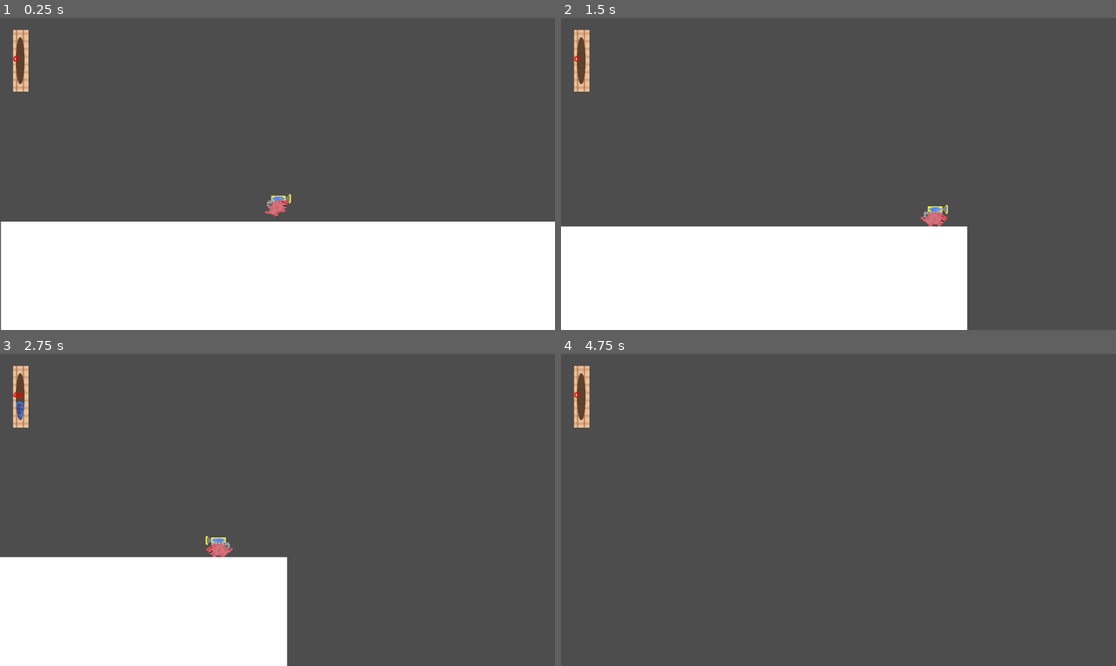
Above: before the commit, frames 1-4 (two rows, left to right).
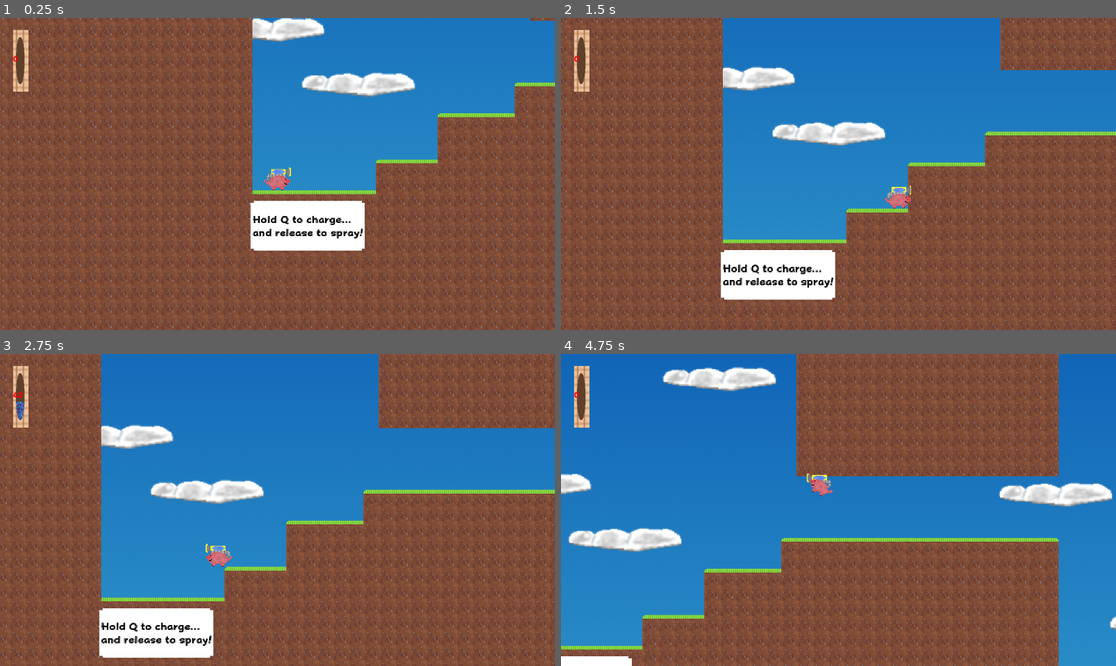
Above: after the commit, the same moments.

Repository: BlebbyBoi-Developer/the-big-pigture
Game: Godot game, scene res://Level1.tscn
The game is run twice, just before and just after one commit, with the same random seed, the same clock (stepped at 60 frames per second) and the same inputs. Before the commit the project starts from res://node_2d.tscn.
Inputs:
- Up to frame 1 (0.25 s): no input
- Up to frame 2 (1.5 s): tap Enter (ui_accept) at 0.5, 0.77 s; hold Shift (run) 0.53-1.28 s; hold Right (ui_right) from 0.53 s (still down); tap Shift (run) at 1.35 s
- Up to frame 3 (2.75 s): tap Enter (ui_accept) at 1.52 s; release Right (ui_right) at 2.03 s; hold Left (ui_left) from 2.03 s (still down); hold Q (spray) from 2.03 s (still down); tap Shift (run) at 2.3 s
- Up to frame 4 (4.75 s): release Left (ui_left) at 2.78 s; release Q (spray) at 2.78 s; hold Right (ui_right) 2.78-4.28 s; tap Shift (run) at 2.85, 4.55 s; tap Enter (ui_accept) at 3.02, 3.77, 4.52 s; hold Shift (run) 3.53-4.28 s; hold Left (ui_left) from 4.28 s (still down); tap Q (spray) at 4.35 s

The runs differ from the first frame. In frame 1, 98% of the frame differs, in the area x 0-100%, y 0-100%; in frame 2, 97%; in frame 3, 97%; in frame 4, 99%.

Commit message:
fixed stuff

Diff:
--- a/Level1.tscn
+++ b/Level1.tscn
@@ -25,8 +25,6 @@
 [ext_resource type="Texture2D" uid="uid://uqnd5ny4q0j4" path="res://sprites/blocks/dirttopright.png" id="22_lyibo"]
 [ext_resource type="Texture2D" uid="uid://4ffcbbv0tv0e" path="res://sprites/Untitled design.png" id="23_2g1yb"]
 [ext_resource type="Texture2D" uid="uid://brst35dxe6qe1" path="res://sprites/blocks/cloud.png" id="24_0lcl8"]
-[ext_resource type="Texture2D" uid="uid://d3yn2a5aa25mj" path="res://sprites/blocks/finishflag.png" id="25_p1166"]
-[ext_resource type="Texture2D" uid="uid://cwbe7tdyqqowa" path="res://sprites/blocks/mud.png" id="26_kp6ii"]
 
 [sub_resource type="CapsuleShape2D" id="CapsuleShape2D_4d7sh"]
 radius = 9.066223
@@ -175,48 +173,6 @@
 [sub_resource type="LabelSettings" id="LabelSettings_flf07"]
 font = ExtResource("17_6ased")
 font_color = Color(1, 0, 0, 1)
-
-[sub_resource type="RectangleShape2D" id="RectangleShape2D_kp6ii"]
-size = Vector2(20, 24)
-
-[sub_resource type="AtlasTexture" id="AtlasTexture_nqrg8"]
-atlas = ExtResource("25_p1166")
-region = Rect2(0, 0, 32, 32)
-
-[sub_resource type="AtlasTexture" id="AtlasTexture_3brtn"]
-atlas = ExtResource("25_p1166")
-region = Rect2(32, 0, 32, 32)
-
-[sub_resource type="AtlasTexture" id="AtlasTexture_exy8o"]
-atlas = ExtResource("25_p1166")
-region = Rect2(64, 0, 32, 32)
-
-[sub_resource type="AtlasTexture" id="AtlasTexture_n2naj"]
-atlas = ExtResource("25_p1166")
-region = Rect2(96, 0, 32, 32)
-
-[sub_resource type="SpriteFrames" id="SpriteFrames_2lqyf"]
-animations = [{
-"frames": [{
-"duration": 1.2,
-"texture": SubResource("AtlasTexture_nqrg8")
-}, {
-"duration": 1.2,
-"texture": SubResource("AtlasTexture_3brtn")
-}, {
-"duration": 1.2,
-"texture": SubResource("AtlasTexture_exy8o")
-}, {
-"duration": 1.2,
-"texture": SubResource("AtlasTexture_n2naj")
-}],
-"loop": true,
-"name": &"default",
-"speed": 5.0
-}]
-
-[sub_resource type="RectangleShape2D" id="RectangleShape2D_nqrg8"]
-size = Vector2(16, 16)
 
 [sub_resource type="BoxMesh" id="BoxMesh_3brtn"]
 
@@ -376,328 +332,9 @@
 
 [node name="Sky" type="Sprite2D" parent="Environment" unique_id=2093633378]
 z_index = -2
-position = Vector2(670.99994, 418)
+position = Vector2(674.99994, 418)
 scale = Vector2(2.6322918, 1.1574074)
 texture = ExtResource("23_2g1yb")
-
-[node name="Area2D" type="Area2D" parent="." unique_id=177808367]
-position = Vector2(334, 637)
-
-[node name="CollisionShape2D" type="CollisionShape2D" parent="Area2D" unique_id=1411145130]
-position = Vector2(0, -2)
-shape = SubResource("RectangleShape2D_kp6ii")
-disabled = true
-
-[node name="AnimatedSprite2D" type="AnimatedSprite2D" parent="Area2D" unique_id=899853422]
-sprite_frames = SubResource("SpriteFrames_2lqyf")
-autoplay = "default"
-frame_progress = 0.7182441
-
-[node name="Mud" type="Node" parent="." unique_id=337392590]
-
-[node name="MudWallTunnel" type="Node" parent="Mud" unique_id=1346858234]
-
-[node name="StaticBody2D" type="StaticBody2D" parent="Mud/MudWallTunnel" unique_id=1323097694 groups=["mud"]]
-position = Vector2(622, 202)
-
-[node name="CollisionShape2D" type="CollisionShape2D" parent="Mud/MudWallTunnel/StaticBody2D" unique_id=746176466 groups=["mud"]]
-position = Vector2(-2, 2)
-shape = SubResource("RectangleShape2D_nqrg8")
-
-[node name="Sprite2D" type="Sprite2D" parent="Mud/MudWallTunnel/StaticBody2D/CollisionShape2D" unique_id=1810322349 groups=["mud"]]
-texture = ExtResource("26_kp6ii")
-
-[node name="StaticBody2D2" type="StaticBody2D" parent="Mud/MudWallTunnel" unique_id=258678273 groups=["mud"]]
-position = Vector2(622, 186)
-
-[node name="CollisionShape2D" type="CollisionShape2D" parent="Mud/MudWallTunnel/StaticBody2D2" unique_id=1729990962 groups=["mud"]]
-position = Vector2(-2, 2)
-shape = SubResource("RectangleShape2D_nqrg8")
-
-[node name="Sprite2D" type="Sprite2D" parent="Mud/MudWallTunnel/StaticBody2D2/CollisionShape2D" unique_id=369355615 groups=["mud"]]
-texture = ExtResource("26_kp6ii")
-
-[node name="StaticBody2D3" type="StaticBody2D" parent="Mud/MudWallTunnel" unique_id=1117098149 groups=["mud"]]
-position = Vector2(622, 170)
-
-[node name="CollisionShape2D" type="CollisionShape2D" parent="Mud/MudWallTunnel/StaticBody2D3" unique_id=364236943 groups=["mud"]]
-position = Vector2(-2, 2)
-shape = SubResource("RectangleShape2D_nqrg8")
-
-[node name="Sprite2D" type="Sprite2D" parent="Mud/MudWallTunnel/StaticBody2D3/CollisionShape2D" unique_id=1419078702 groups=["mud"]]
-texture = ExtResource("26_kp6ii")
-
-[node name="StaticBody2D4" type="StaticBody2D" parent="Mud/MudWallTunnel" unique_id=827916777 groups=["mud"]]
-position = Vector2(622, 154)
-
-[node name="CollisionShape2D" type="CollisionShape2D" parent="Mud/MudWallTunnel/StaticBody2D4" unique_id=86883299 groups=["mud"]]
-position = Vector2(-2, 2)
-shape = SubResource("RectangleShape2D_nqrg8")
-
-[node name="Sprite2D" type="Sprite2D" parent="Mud/MudWallTunnel/StaticBody2D4/CollisionShape2D" unique_id=502533570 groups=["mud"]]
-texture = ExtResource("26_kp6ii")
-
-[node name="StaticBody2D5" type="StaticBody2D" parent="Mud/MudWallTunnel" unique_id=1886113154 groups=["mud"]]
-position = Vector2(622, 150)
-
-[node name="CollisionShape2D" type="CollisionShape2D" parent="Mud/MudWallTunnel/StaticBody2D5" unique_id=1302583495 groups=["mud"]]
-position = Vector2(-2, 2)
-shape = SubResource("RectangleShape2D_nqrg8")
-
-[node name="Sprite2D" type="Sprite2D" parent="Mud/MudWallTunnel/StaticBody2D5/CollisionShape2D" unique_id=383819090 groups=["mud"]]
-texture = ExtResource("26_kp6ii")
-
-[node name="StaticBody2D6" type="StaticBody2D" parent="Mud/MudWallTunnel" unique_id=1819268621 groups=["mud"]]
-position = Vector2(638, 202)
-
-[node name="CollisionShape2D" type="CollisionShape2D" parent="Mud/MudWallTunnel/StaticBody2D6" unique_id=2095613757 groups=["mud"]]
-position = Vector2(-2, 2)
-shape = SubResource("RectangleShape2D_nqrg8")
-
-[node name="Sprite2D" type="Sprite2D" parent="Mud/MudWallTunnel/StaticBody2D6/CollisionShape2D" unique_id=201959953 groups=["mud"]]
-texture = ExtResource("26_kp6ii")
-
-[node name="StaticBody2D7" type="StaticBody2D" parent="Mud/MudWallTunnel" unique_id=1738692309 groups=["mud"]]
-position = Vector2(638, 186)
-
-[node name="CollisionShape2D" type="CollisionShape2D" parent="Mud/MudWallTunnel/StaticBody2D7" unique_id=139983501 groups=["mud"]]
-position = Vector2(-2, 2)
-shape = SubResource("RectangleShape2D_nqrg8")
-
-[node name="Sprite2D" type="Sprite2D" parent="Mud/MudWallTunnel/StaticBody2D7/CollisionShape2D" unique_id=2046843324 groups=["mud"]]
-texture = ExtResource("26_kp6ii")
-
-[node name="StaticBody2D8" type="StaticBody2D" parent="Mud/MudWallTunnel" unique_id=1279644196 groups=["mud"]]
-position = Vector2(638, 170)
-
-[node name="CollisionShape2D" type="CollisionShape2D" parent="Mud/MudWallTunnel/StaticBody2D8" unique_id=948701002 groups=["mud"]]
-position = Vector2(-2, 2)
-shape = SubResource("RectangleShape2D_nqrg8")
-
-[node name="Sprite2D" type="Sprite2D" parent="Mud/MudWallTunnel/StaticBody2D8/CollisionShape2D" unique_id=824039234 groups=["mud"]]
-texture = ExtResource("26_kp6ii")
-
-[node name="StaticBody2D9" type="StaticBody2D" parent="Mud/MudWallTunnel" unique_id=1448280050 groups=["mud"]]
-position = Vector2(638, 154)
-
-[node name="CollisionShape2D" type="CollisionShape2D" parent="Mud/MudWallTunnel/StaticBody2D9" unique_id=846242236 groups=["mud"]]
-position = Vector2(-2, 2)
-shape = SubResource("RectangleShape2D_nqrg8")
-
-[node name="Sprite2D" type="Sprite2D" parent="Mud/MudWallTunnel/StaticBody2D9/CollisionShape2D" unique_id=887569065 groups=["mud"]]
-texture = ExtResource("26_kp6ii")
-
-[node name="StaticBody2D10" type="StaticBody2D" parent="Mud/MudWallTunnel" unique_id=730848252 groups=["mud"]]
-position = Vector2(638, 150)
-
-[node name="CollisionShape2D" type="CollisionShape2D" parent="Mud/MudWallTunnel/StaticBody2D10" unique_id=1430869932 groups=["mud"]]
-position = Vector2(-2, 2)
-shape = SubResource("RectangleShape2D_nqrg8")
-
-[node name="Sprite2D" type="Sprite2D" parent="Mud/MudWallTunnel/StaticBody2D10/CollisionShape2D" unique_id=1951668868 groups=["mud"]]
-texture = ExtResource("26_kp6ii")
-
-[node name="PlatformWall1" type="Node" parent="Mud" unique_id=1676842122]
-
-[node name="StaticBody2D" type="StaticBody2D" parent="Mud/PlatformWall1" unique_id=1318391261 groups=["mud"]]
-position = Vector2(400, 314)
-
-[node name="CollisionShape2D" type="CollisionShape2D" parent="Mud/PlatformWall1/StaticBody2D" unique_id=1693761021 groups=["mud"]]
-position = Vector2(-2, 2)
-shape = SubResource("RectangleShape2D_nqrg8")
-
-[node name="Sprite2D" type="Sprite2D" parent="Mud/PlatformWall1/StaticBody2D/CollisionShape2D" unique_id=1792468295 groups=["mud"]]
-texture = ExtResource("26_kp6ii")
-
-[node name="StaticBody2D2" type="StaticBody2D" parent="Mud/PlatformWall1" unique_id=474021440 groups=["mud"]]
-position = Vector2(400, 298)
-
-[node name="CollisionShape2D" type="CollisionShape2D" parent="Mud/PlatformWall1/StaticBody2D2" unique_id=843331910 groups=["mud"]]
-position = Vector2(-2, 2)
-shape = SubResource("RectangleShape2D_nqrg8")
-
-[node name="Sprite2D" type="Sprite2D" parent="Mud/PlatformWall1/StaticBody2D2/CollisionShape2D" unique_id=1953129984 groups=["mud"]]
-texture = ExtResource("26_kp6ii")
-
-[node name="StaticBody2D3" type="StaticBody2D" parent="Mud/PlatformWall1" unique_id=1816759967 groups=["mud"]]
-position = Vector2(400, 282)
-
-[node name="CollisionShape2D" type="CollisionShape2D" parent="Mud/PlatformWall1/StaticBody2D3" unique_id=1741585692 groups=["mud"]]
-position = Vector2(-2, 2)
-shape = SubResource("RectangleShape2D_nqrg8")
-
-[node name="Sprite2D" type="Sprite2D" parent="Mud/PlatformWall1/StaticBody2D3/CollisionShape2D" unique_id=1339312847 groups=["mud"]]
-texture = ExtResource("26_kp6ii")
-
-[node name="StaticBody2D4" type="StaticBody2D" parent="Mud/PlatformWall1" unique_id=212324391 groups=["mud"]]
-position = Vector2(400, 266)
-
-[node name="CollisionShape2D" type="CollisionShape2D" parent="Mud/PlatformWall1/StaticBody2D4" unique_id=460224506 groups=["mud"]]
-position = Vector2(-2, 2)
-shape = SubResource("RectangleShape2D_nqrg8")
-
-[node name="Sprite2D" type="Sprite2D" parent="Mud/PlatformWall1/StaticBody2D4/CollisionShape2D" unique_id=43391608 groups=["mud"]]
-texture = ExtResource("26_kp6ii")
-
-[node name="StaticBody2D5" type="StaticBody2D" parent="Mud/PlatformWall1" unique_id=892798771 groups=["mud"]]
-position = Vector2(400, 262)
-
-[node name="CollisionShape2D" type="CollisionShape2D" parent="Mud/PlatformWall1/StaticBody2D5" unique_id=1835770127 groups=["mud"]]
-position = Vector2(-2, 2)
-shape = SubResource("RectangleShape2D_nqrg8")
-
-[node name="Sprite2D" type="Sprite2D" parent="Mud/PlatformWall1/StaticBody2D5/CollisionShape2D" unique_id=386658891 groups=["mud"]]
-texture = ExtResource("26_kp6ii")
-
-[node name="StaticBody2D6" type="StaticBody2D" parent="Mud/PlatformWall1" unique_id=126913285 groups=["mud"]]
-position = Vector2(416, 314)
-
-[node name="CollisionShape2D" type="CollisionShape2D" parent="Mud/PlatformWall1/StaticBody2D6" unique_id=1632310569 groups=["mud"]]
-position = Vector2(-2, 2)
-shape = SubResource("RectangleShape2D_nqrg8")
-
-[node name="Sprite2D" type="Sprite2D" parent="Mud/PlatformWall1/StaticBody2D6/CollisionShape2D" unique_id=21361801 groups=["mud"]]
-texture = ExtResource("26_kp6ii")
-
-[node name="StaticBody2D7" type="StaticBody2D" parent="Mud/PlatformWall1" unique_id=1059586582 groups=["mud"]]
-position = Vector2(416, 298)
-
-[node name="CollisionShape2D" type="CollisionShape2D" parent="Mud/PlatformWall1/StaticBody2D7" unique_id=2068241102 groups=["mud"]]
-position = Vector2(-2, 2)
-shape = SubResource("RectangleShape2D_nqrg8")
-
-[node name="Sprite2D" type="Sprite2D" parent="Mud/PlatformWall1/StaticBody2D7/CollisionShape2D" unique_id=28297984 groups=["mud"]]
-texture = ExtResource("26_kp6ii")
-
-[node name="StaticBody2D8" type="StaticBody2D" parent="Mud/PlatformWall1" unique_id=136493021 groups=["mud"]]
-position = Vector2(416, 282)
-
-[node name="CollisionShape2D" type="CollisionShape2D" parent="Mud/PlatformWall1/StaticBody2D8" unique_id=452958521 groups=["mud"]]
-position = Vector2(-2, 2)
-shape = SubResource("RectangleShape2D_nqrg8")
-
-[node name="Sprite2D" type="Sprite2D" parent="Mud/PlatformWall1/StaticBody2D8/CollisionShape2D" unique_id=783679631 groups=["mud"]]
-texture = ExtResource("26_kp6ii")
-
-[node name="StaticBody2D9" type="StaticBody2D" parent="Mud/PlatformWall1" unique_id=1086258740 groups=["mud"]]
-position = Vector2(416, 266)
-
-[node name="CollisionShape2D" type="CollisionShape2D" parent="Mud/PlatformWall1/StaticBody2D9" unique_id=101508460 groups=["mud"]]
-position = Vector2(-2, 2)
-shape = SubResource("RectangleShape2D_nqrg8")
-
-[node name="Sprite2D" type="Sprite2D" parent="Mud/PlatformWall1/StaticBody2D9/CollisionShape2D" unique_id=168073903 groups=["mud"]]
-texture = ExtResource("26_kp6ii")
-
-[node name="StaticBody2D10" type="StaticBody2D" parent="Mud/PlatformWall1" unique_id=1308612132 groups=["mud"]]
-position = Vector2(416, 262)
-
-[node name="CollisionShape2D" type="CollisionShape2D" parent="Mud/PlatformWall1/StaticBody2D10" unique_id=2006738265 groups=["mud"]]
-position = Vector2(-2, 2)
-shape = SubResource("RectangleShape2D_nqrg8")
-
-[node name="Sprite2D" type="Sprite2D" parent="Mud/PlatformWall1/StaticBody2D10/CollisionShape2D" unique_id=2133295125 groups=["mud"]]
-texture = ExtResource("26_kp6ii")
-
-[node name="StaticBody2D11" type="StaticBody2D" parent="Mud/PlatformWall1" unique_id=817592675 groups=["mud"]]
-position = Vector2(400, 246)
-
-[node name="CollisionShape2D" type="CollisionShape2D" parent="Mud/PlatformWall1/StaticBody2D11" unique_id=997772162 groups=["mud"]]
-position = Vector2(-2, 2)
-shape = SubResource("RectangleShape2D_nqrg8")
-
-[node name="Sprite2D" type="Sprite2D" parent="Mud/PlatformWall1/StaticBody2D11/CollisionShape2D" unique_id=132430706 groups=["mud"]]
-texture = ExtResource("26_kp6ii")
-
-[node name="StaticBody2D12" type="StaticBody2D" parent="Mud/PlatformWall1" unique_id=828392580 groups=["mud"]]
-position = Vector2(400, 230)
-
-[node name="CollisionShape2D" type="CollisionShape2D" parent="Mud/PlatformWall1/StaticBody2D12" unique_id=403402034 groups=["mud"]]
-position = Vector2(-2, 2)
-shape = SubResource("RectangleShape2D_nqrg8")
-
-[node name="Sprite2D" type="Sprite2D" parent="Mud/PlatformWall1/StaticBody2D12/CollisionShape2D" unique_id=299292867 groups=["mud"]]
-texture = ExtResource("26_kp6ii")
-
-[node name="StaticBody2D13" type="StaticBody2D" parent="Mud/PlatformWall1" unique_id=814713664 groups=["mud"]]
-position = Vector2(400, 214)
-
-[node name="CollisionShape2D" type="CollisionShape2D" parent="Mud/PlatformWall1/StaticBody2D13" unique_id=274171288 groups=["mud"]]
-position = Vector2(-2, 2)
-shape = SubResource("RectangleShape2D_nqrg8")
-
-[node name="Sprite2D" type="Sprite2D" parent="Mud/PlatformWall1/StaticBody2D13/CollisionShape2D" unique_id=484981155 groups=["mud"]]
-texture = ExtResource("26_kp6ii")
-
-[node name="StaticBody2D14" type="StaticBody2D" parent="Mud/PlatformWall1" unique_id=134511070 groups=["mud"]]
-position = Vector2(400, 198)
-
-[node name="CollisionShape2D" type="CollisionShape2D" parent="Mud/PlatformWall1/StaticBody2D14" unique_id=267396139 groups=["mud"]]
-position = Vector2(-2, 2)
-shape = SubResource("RectangleShape2D_nqrg8")
-
-[node name="Sprite2D" type="Sprite2D" parent="Mud/PlatformWall1/StaticBody2D14/CollisionShape2D" unique_id=1286285431 groups=["mud"]]
-texture = ExtResource("26_kp6ii")
-
-[node name="StaticBody2D15" type="StaticBody2D" parent="Mud/PlatformWall1" unique_id=1119267461 groups=["mud"]]
-position = Vector2(400, 194)
-
-[node name="CollisionShape2D" type="CollisionShape2D" parent="Mud/PlatformWall1/StaticBody2D15" unique_id=1988147765 groups=["mud"]]
-position = Vector2(-2, 2)
-shape = SubResource("RectangleShape2D_nqrg8")
-
-[node name="Sprite2D" type="Sprite2D" parent="Mud/PlatformWall1/StaticBody2D15/CollisionShape2D" unique_id=1132217698 groups=["mud"]]
-texture = ExtResource("26_kp6ii")
-
-[node name="StaticBody2D16" type="StaticBody2D" parent="Mud/PlatformWall1" unique_id=718545978 groups=["mud"]]
-position = Vector2(416, 246)
-
-[node name="CollisionShape2D" type="CollisionShape2D" parent="Mud/PlatformWall1/StaticBody2D16" unique_id=1639568889 groups=["mud"]]
-position = Vector2(-2, 2)
-shape = SubResource("RectangleShape2D_nqrg8")
-
-[node name="Sprite2D" type="Sprite2D" parent="Mud/PlatformWall1/StaticBody2D16/CollisionShape2D" unique_id=1586640269 groups=["mud"]]
-texture = ExtResource("26_kp6ii")
-
-[node name="StaticBody2D17" type="StaticBody2D" parent="Mud/PlatformWall1" unique_id=934170675 groups=["mud"]]
-position = Vector2(416, 230)
-
-[node name="CollisionShape2D" type="CollisionShape2D" parent="Mud/PlatformWall1/StaticBody2D17" unique_id=1295507119 groups=["mud"]]
-position = Vector2(-2, 2)
-shape = SubResource("RectangleShape2D_nqrg8")
-
-[node name="Sprite2D" type="Sprite2D" parent="Mud/PlatformWall1/StaticBody2D17/CollisionShape2D" unique_id=836340101 groups=["mud"]]
-texture = ExtResource("26_kp6ii")
-
-[node name="StaticBody2D18" type="StaticBody2D" parent="Mud/PlatformWall1" unique_id=100077506 groups=["mud"]]
-position = Vector2(416, 214)
-
-[node name="CollisionShape2D" type="CollisionShape2D" parent="Mud/PlatformWall1/StaticBody2D18" unique_id=491772591 groups=["mud"]]
-position = Vector2(-2, 2)
-shape = SubResource("RectangleShape2D_nqrg8")
-
-[node name="Sprite2D" type="Sprite2D" parent="Mud/PlatformWall1/StaticBody2D18/CollisionShape2D" unique_id=956213148 groups=["mud"]]
-texture = ExtResource("26_kp6ii")
-
-[node name="StaticBody2D19" type="StaticBody2D" parent="Mud/PlatformWall1" unique_id=470984087 groups=["mud"]]
-position = Vector2(416, 198)
-
-[node name="CollisionShape2D" type="CollisionShape2D" parent="Mud/PlatformWall1/StaticBody2D19" unique_id=1814636545 groups=["mud"]]
-position = Vector2(-2, 2)
-shape = SubResource("RectangleShape2D_nqrg8")
-
-[node name="Sprite2D" type="Sprite2D" parent="Mud/PlatformWall1/StaticBody2D19/CollisionShape2D" unique_id=733882581 groups=["mud"]]
-texture = ExtResource("26_kp6ii")
-
-[node name="StaticBody2D20" type="StaticBody2D" parent="Mud/PlatformWall1" unique_id=1988366639 groups=["mud"]]
-position = Vector2(416, 194)
-
-[node name="CollisionShape2D" type="CollisionShape2D" parent="Mud/PlatformWall1/StaticBody2D20" unique_id=1131888761 groups=["mud"]]
-position = Vector2(-2, 2)
-shape = SubResource("RectangleShape2D_nqrg8")
-
-[node name="Sprite2D" type="Sprite2D" parent="Mud/PlatformWall1/StaticBody2D20/CollisionShape2D" unique_id=1274906806 groups=["mud"]]
-texture = ExtResource("26_kp6ii")
 
 [node name="dialogue" type="Node" parent="." unique_id=1095776934]
 
--- a/project.godot
+++ b/project.godot
@@ -11,7 +11,7 @@
 [application]
 
 config/name="The Big Pigture"
-run/main_scene="uid://bick65ivxgnoj"
+run/main_scene="uid://bdo1cdqtq7bl5"
 config/features=PackedStringArray("4.6", "Forward Plus")
 config/icon="res://icon.svg"
 
Not shown, added: exports/linuxv4.zip
Not shown, added: exports/windowsv4.zip
